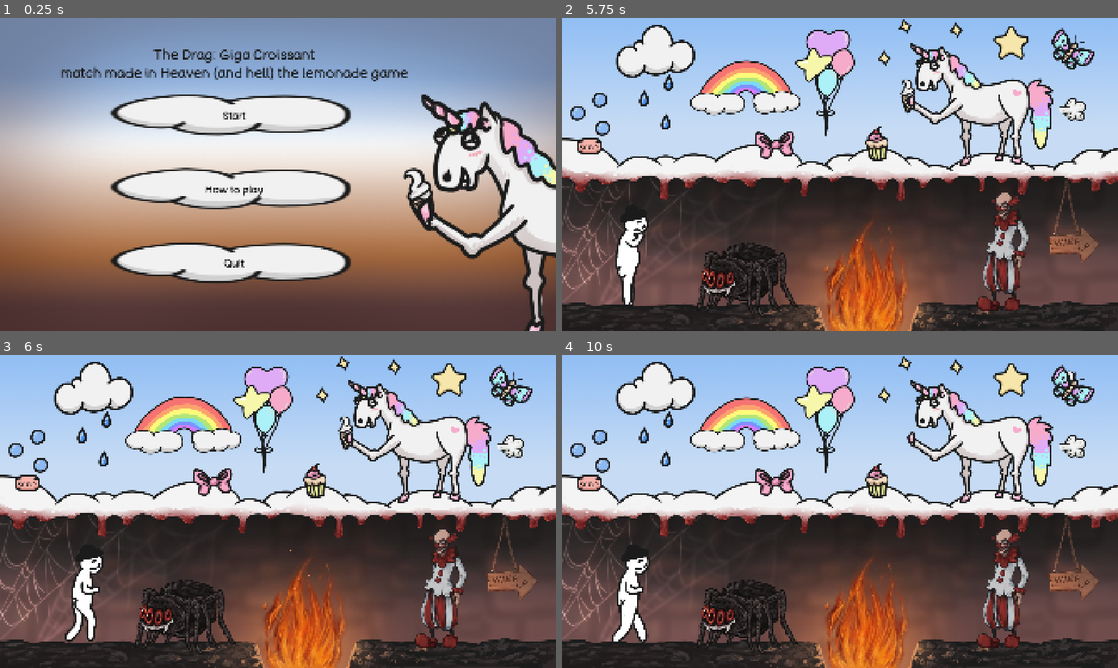
Above: before the commit, frames 1-4 (two rows, left to right).
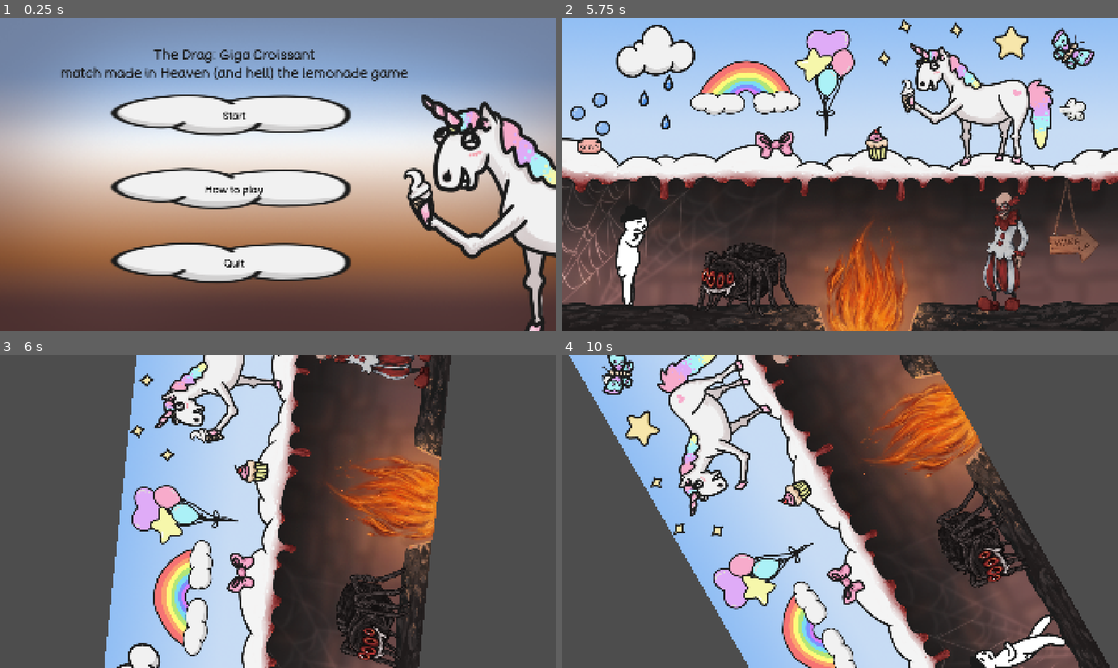
Above: after the commit, the same moments.

Repository: myryk31415/bimm-game-jam
Game: Godot game, scene res://scenes/main_menu.tscn
Same seed, same stepped clock (60 frames per second), same inputs: the game is played once before the commit and once after it. The engine's default icon, where the game draws it, is replaced by a stand-in: a white triangle on a blue panel in a dark square. Sound files missing from this copy of the repository are replaced by a short silence.
Inputs (mouse positions are in pixels of both pictures, inside the frame that each line leads up to):
- Up to frame 1 (0.25 s): no input
- Up to frame 2 (5.75 s): click "Start" at 0.5 s; tap Enter (ui_accept) at 1.25, 2, 3.5 s; move the mouse to (962, 158) at 1.27 s; hold Right (right) 1.28-2 s; tap R (rotate, bound only after the commit) at 1.35, 2.85, 4.55 s; click (962, 158) at 1.42 s; tap Space (jump) at 1.52, 4.52 s; drag from (728, 190) to (812, 237) at 2.02 s; move the mouse to (895, 105) at 2.77 s; hold Left (left) 2.78-3.5 s; drag from (812, 237) to (673, 127) at 3.52 s; move the mouse to (1006, 221) at 4.27 s; hold Right (right) 4.28-5 s; tap C (flip) at 4.35 s; drag from (745, 280) to (979, 105) at 5.02 s
- Up to frame 3 (6 s): move the mouse to (450, 589) at 5.77 s; hold Right (right) from 5.78 s (still down); tap R (rotate, bound only after the commit) at 5.85 s; click (450, 589) at 5.92 s
- Up to frame 4 (10 s): release Right (right) at 6.5 s; click "Retry" at 6.5 s; drag from (867, 608) to (990, 639) at 7.27 s; drag from (906, 433) to (1073, 389) at 8.02 s; tap Enter (ui_accept) at 8.75, 9.5 s; drag from (979, 442) to (990, 639) at 8.77 s; hold Right (right) from 9.53 s (still down); tap C (flip) at 9.6 s; click (990, 639) at 9.67 s; tap R (rotate, bound only after the commit) at 9.8 s

Frames 1-2 are identical in both runs. In frame 3, 90% of the frame differs, in the area x 0-100%, y 0-100%; in frame 4, 87%.

Commit message:
add secret screen rotation
Signed-off-by: Paul Adam <adamp@posteo.de>

Diff:
--- a/project.godot
+++ b/project.godot
@@ -75,6 +75,11 @@
 , Object(InputEventKey,"resource_local_to_scene":false,"resource_name":"","device":-1,"window_id":0,"alt_pressed":false …(183 unchanged characters)…
 ]
 }
+rotate={
+"deadzone": 0.2,
+"events": [Object(InputEventKey,"resource_local_to_scene":false,"resource_name":"","device":-1,"window_id":0,"alt_pressed":false,"shift_pressed":false,"ctrl_pressed":false,"meta_pressed":false,"pressed":false,"keycode":0,"physical_keycode":82,"key_label":0,"unicode":114,"location":0,"echo":false,"script":null)
+]
+}
 
 [physics]
 
--- a/scenes/level_1.tscn
+++ b/scenes/level_1.tscn
@@ -68,6 +68,27 @@
 [ext_resource type="Texture2D" uid="uid://v454ochafucc" path="res://assets/ElinAssets/FearGame_Rainbow.png" id="56_x3eym"]
 [ext_resource type="AudioStream" uid="uid://dujsle2gipmv0" path="res://Sounds/bubble_pop.wav" id="61_ymcg8"]
 
+[sub_resource type="Animation" id="Animation_gdkps"]
+resource_name = "rotate_screen"
+length = 0.5
+tracks/0/type = "value"
+tracks/0/imported = false
+tracks/0/enabled = true
+tracks/0/path = NodePath("Camera2D:rotation")
+tracks/0/interp = 1
+tracks/0/loop_wrap = true
+tracks/0/keys = {
+"times": PackedFloat32Array(0, 0.5),
+"transitions": PackedFloat32Array(1, 1),
+"update": 0,
+"values": [0.0, 6.283185307179586]
+}
+
+[sub_resource type="AnimationLibrary" id="AnimationLibrary_fgw8e"]
+_data = {
+&"rotate_screen": SubResource("Animation_gdkps")
+}
+
 [sub_resource type="SpriteFrames" id="SpriteFrames_d61pb"]
 animations = [{
 "frames": [{
@@ -134,6 +155,10 @@
 
 [node name="Level1" type="Node2D" unique_id=444509381]
 script = ExtResource("1_rus8k")
+
+[node name="AnimationPlayer" type="AnimationPlayer" parent="." unique_id=457390121]
+unique_name_in_owner = true
+libraries/ = SubResource("AnimationLibrary_fgw8e")
 
 [node name="Sprite2D" type="Sprite2D" parent="." unique_id=1179163203]
 position = Vector2(959.2, 539)
@@ -331,10 +356,15 @@
 collidable = true
 texture = ExtResource("56_x3eym")
 
+[node name="Camera2D" type="Camera2D" parent="." unique_id=196101171]
+offset = Vector2(960, 540)
+ignore_rotation = false
+
 [connection signal="interaction" from="IceCream" to="." method="_on_ice_cream_interaction"]
 [connection signal="interaction" from="Shoe" to="." method="_on_shoe_interaction"]
 [connection signal="died" from="Player" to="." method="_on_player_died"]
 [connection signal="end_level" from="Player" to="." method="_on_player_end_level"]
+[connection signal="rotate_screen" from="Player" to="." method="_on_player_rotate_screen"]
 [connection signal="interaction" from="Butterfly" to="." method="_on_butterfly_interaction"]
 [connection signal="interaction" from="Fart" to="." method="_on_fart_interaction"]
 [connection signal="interaction" from="Muffin" to="." method="_on_muffin_interaction"]
--- a/scripts/level_1.gd
+++ b/scripts/level_1.gd
@@ -172,3 +172,7 @@
 			child.play("default")
 			await child.animation_finished
 			node.queue_free()
+
+
+func _on_player_rotate_screen() -> void:
+	%AnimationPlayer.play("rotate_screen")
--- a/scripts/player.gd
+++ b/scripts/player.gd
@@ -4,6 +4,7 @@
 
 signal end_level
 signal died
+signal rotate_screen
 
 const SPEED = 300.0
 const JUMP_VELOCITY = -400.0
@@ -21,6 +22,10 @@
 		if Input.is_action_just_pressed("backflip") and not flipping:
 			flipping = true
 			%AnimationPlayer.play("backflip")
+
+	# Handle rotate
+	if (Input.is_action_just_pressed("rotate")):
+		rotate_screen.emit()
 
 	# Handle jump.
 	if (Input.is_action_just_pressed("up") or Input.is_action_just_pressed("jump")) and is_on_floor():
